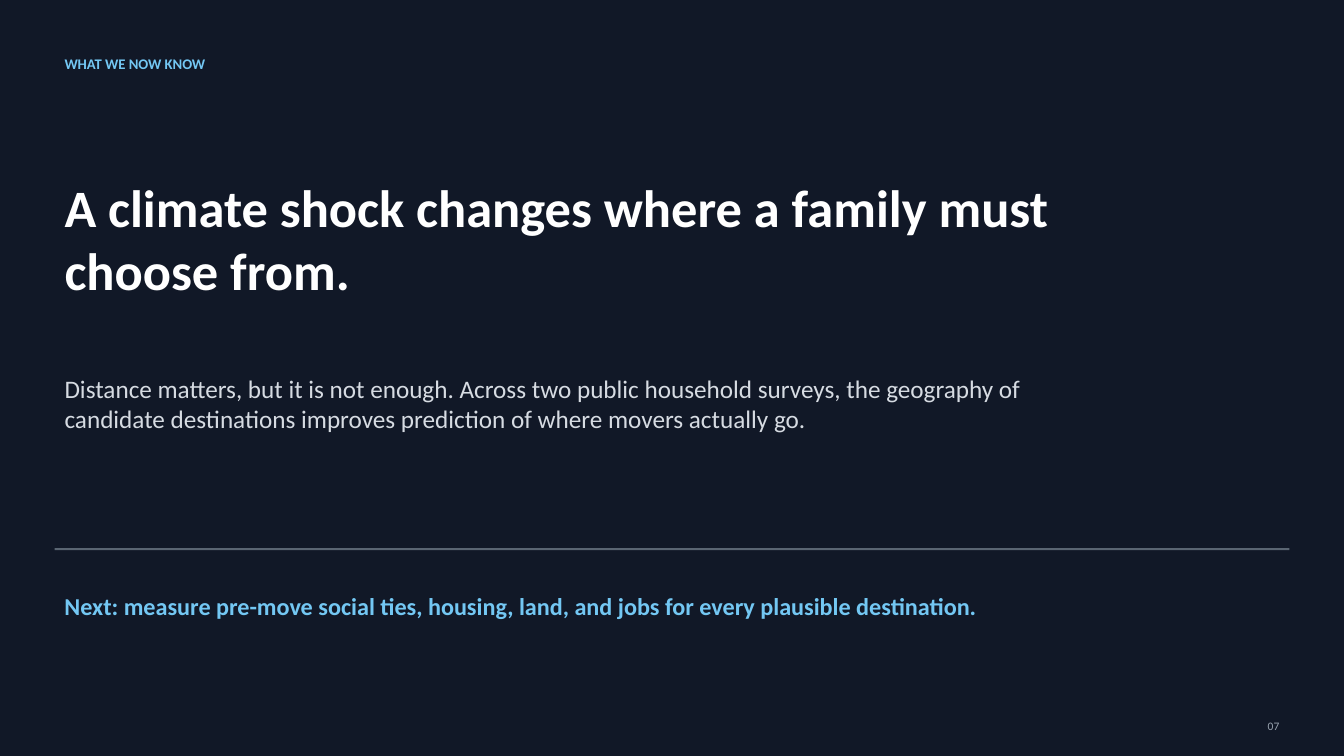
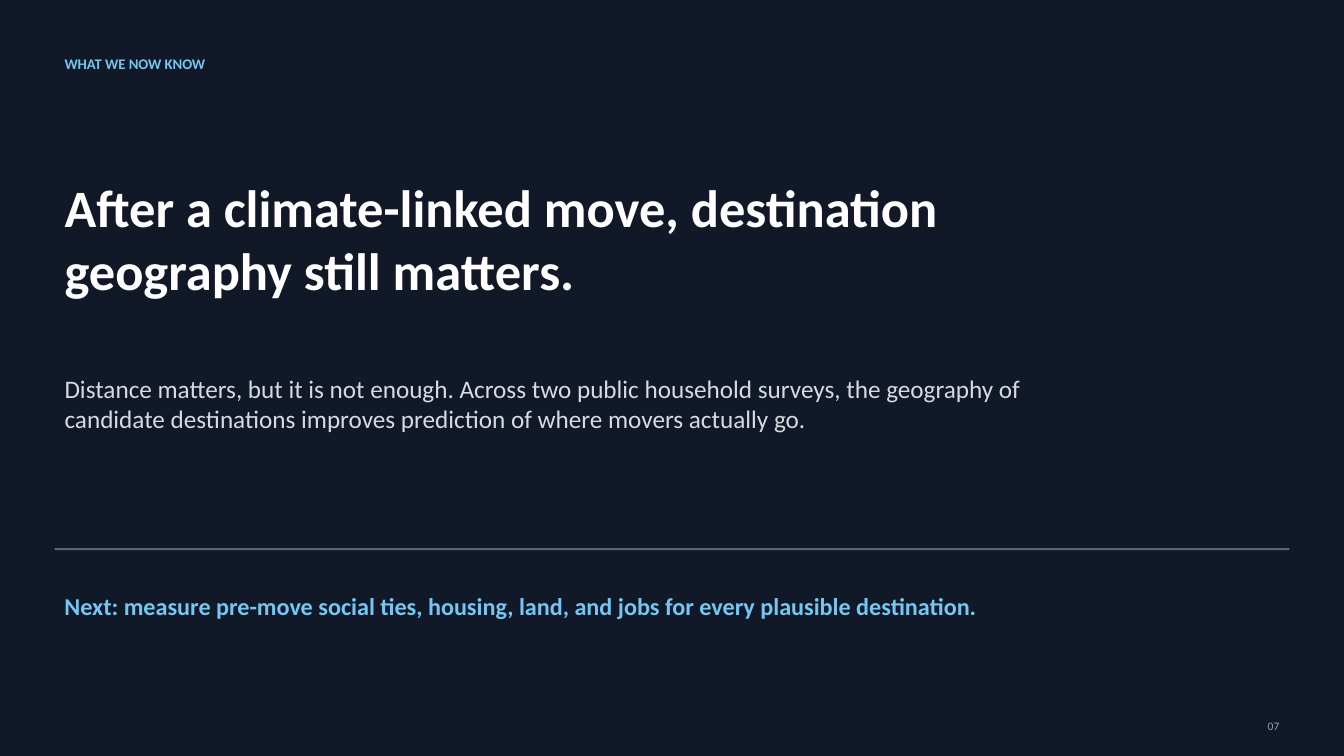
Before and after one commit to shailbelani23/bangladesh-climate-destination-choice, a slide deck: slide 7 of publication/presentation/bangladesh_climate_destination_choice_7_slide_presentation.pptx. Drawn at 1344x756 pixels with LibreOffice and Linux fonts; fonts in the diff are those of the drawing. Boxes give left, top, right and bottom in pixels: in the first picture for what was removed or moved away, otherwise in the second. Text is boxed around its words. In the diff, an @@ line names an element or a change of style, - is before the commit and + after.

```diff
--- a/publication/presentation/bangladesh_climate_destination_choice_7_slide_presentation.pptx
+++ b/publication/presentation/bangladesh_climate_destination_choice_7_slide_presentation.pptx
@@ text at (65, 190, 937, 299): text changed @@
-A climate shock changes where a family must choose from.
+After a climate-linked move, destination geography still matters.
```
Also in this commit, not shown: 2 other slides changed, 2 slides added, 2 slides removed, 15 other files.
